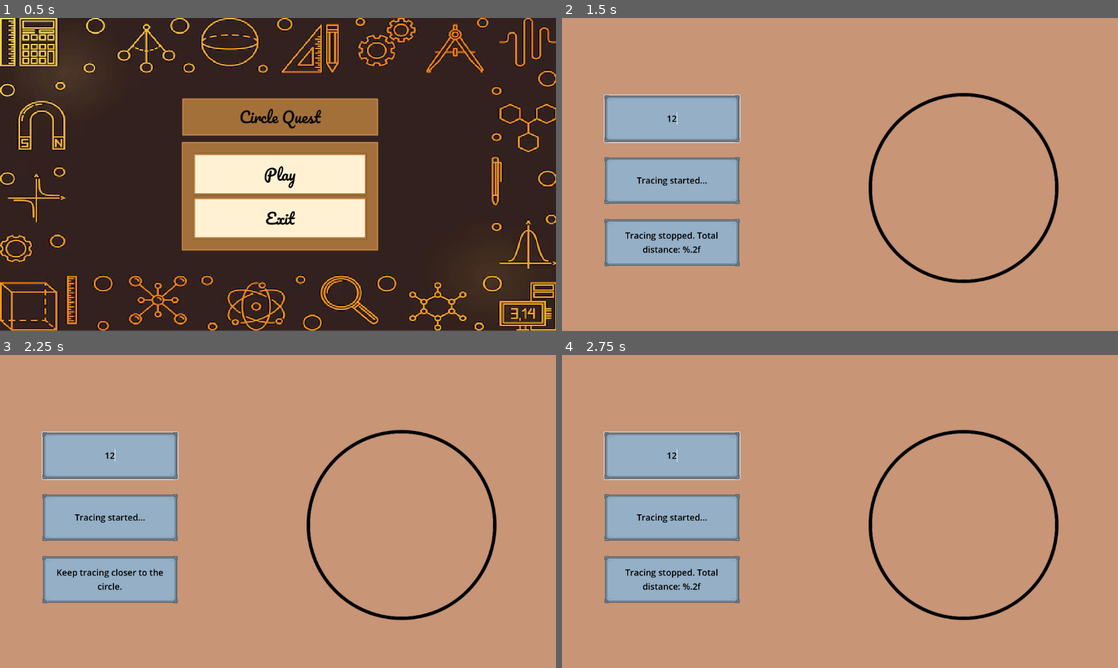
Above: before the commit, frames 1-4 (two rows, left to right).
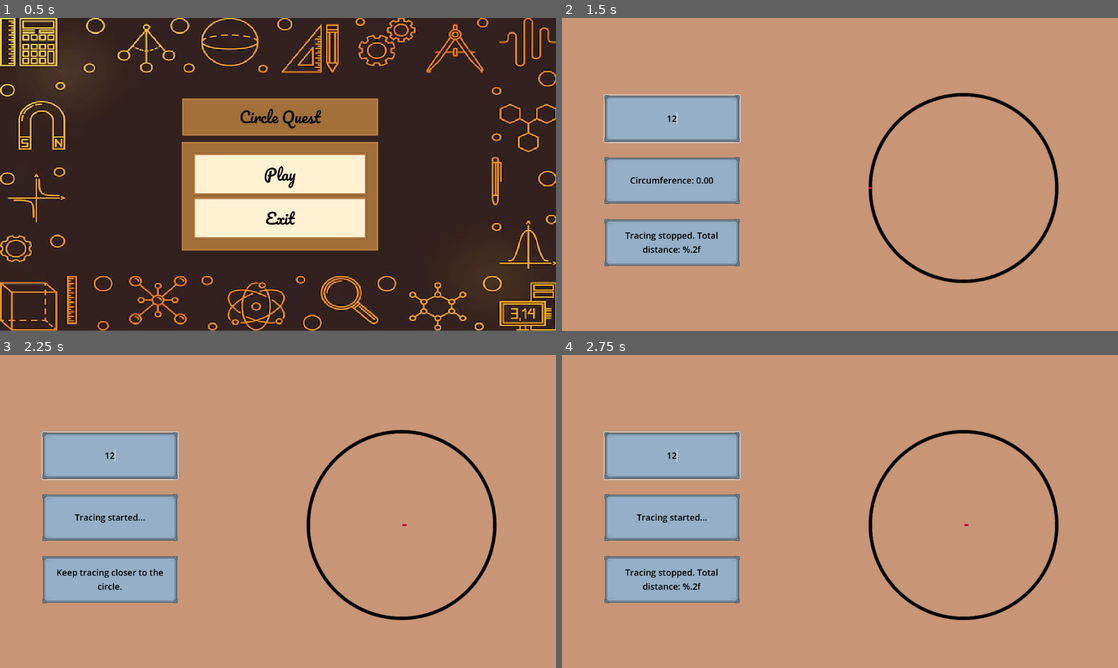
Above: after the commit, the same moments.

Repository: ajstarks117/Pariksha-Mitra-Circle-Quest
Game: Godot game, scene res://scenes/menu.tscn
Same seed, same stepped clock (60 frames per second), same inputs: the game is played once before the commit and once after it. The project has no main scene, so this scene is started directly.
Inputs (mouse positions are in pixels of both pictures, inside the frame that each line leads up to):
- Up to frame 1 (0.5 s): no input
- Up to frame 2 (1.5 s): click "Play" at 0.5 s; click (673, 118) at 1.27 s; type "12" at 1.35 s
- Up to frame 3 (2.25 s): tap Enter at 2 s; move the mouse to (400, 495) at 2.02 s; click (400, 495) at 2.17 s
- Up to frame 4 (2.75 s): no input

Frame 1 is identical in both runs. In frame 2, 0.2% of the frame differs, in the area x 12-56%, y 50-55%; in frame 3, less than 0.1%; in frame 4, less than 0.1%.

Commit message:
little changes

Diff:
--- a/new-game-project/scenes/main.tscn
+++ b/new-game-project/scenes/main.tscn
@@ -20,6 +20,16 @@
 texture = ExtResource("2_helv2")
 
 [node name="Center" type="Node2D" parent="GameRoot/CircleSprite"]
+
+[node name="StartMarker" type="Marker2D" parent="GameRoot"]
+position = Vector2(639, 352)
+
+[node name="ColorRect" type="ColorRect" parent="GameRoot/StartMarker"]
+offset_left = -4.0
+offset_top = -2.0
+offset_right = 4.0
+offset_bottom = 2.0
+color = Color(0.753964, 0.079013, 0.223834, 1)
 
 [node name="UI" type="CanvasLayer" parent="GameRoot"]
 
--- a/new-game-project/scripts/main.gd
+++ b/new-game-project/scripts/main.gd
@@ -4,6 +4,7 @@
 @onready var label_circumference = $GameRoot/UI/Circumference
 @onready var label_formula = $GameRoot/UI/Formula
 @onready var circle_sprite = $GameRoot/CircleSprite
+@onready var start_marker = $GameRoot/StartMarker
 
 var total_distance = 0.0
 var last_position = Vector2()
@@ -11,6 +12,7 @@
 var diameter = 0.0
 var points = []  # Stores traced points
 var circle_center = Vector2()
+var tracing_complete = false
 
 func _ready():
 	# Initialize UI elements
@@ -24,7 +26,8 @@
 	# Validate and set the diameter
 	diameter = text.to_float()
 	if diameter > 0:
-		label_formula.text = "Trace the circle to calculate the circumference."
+		label_formula.text = "Trace the circle and return to the starting point to complete."
+		start_marker.global_position = circle_center + Vector2(diameter / 2, 0)  # Place marker on the circle's edge
 	else:
 		label_formula.text = "Please enter a valid diameter."
 
@@ -47,6 +50,7 @@
 func trace_circle():
 	# Get current mouse position
 	var current_position = get_global_mouse_position()
+
 	if last_position != Vector2():
 		# Check if the mouse is near the circle
 		var radius = diameter / 2
@@ -54,33 +58,46 @@
 
 		if abs(distance_to_center - radius) <= 10:  # Allow small margin of error
 			# Calculate distance only if mouse moved significantly
-			if last_position.distance_to(current_position) > 5:  # Adjust threshold as needed
-				total_distance += last_position.distance_to(current_position)
+			if last_position.distance_to(current_position) > 1:
+				var segment_length = last_position.distance_to(current_position)
+				total_distance += segment_length
 				points.append(current_position)
 
-				# Update dynamic label
+				# Dynamically update circumference label
 				label_circumference.text = "Circumference (Dynamic): %.2f".format(total_distance)
 
-				# Check if full circle is traced
-				var expected_circumference = diameter * PI
-				if abs(total_distance - expected_circumference) <= 10:  # Allow small margin of error
-					is_tracing = false
-					label_formula.text = "Circumference = π × Diameter = %.2f".format(expected_circumference)
+				# Check if the mouse is back at the start_marker
+				if start_marker.global_position.distance_to(current_position) <= 10:
+					if total_distance >= diameter * PI * 0.9:
+						is_tracing = false
+						tracing_complete = true
+						label_circumference.text = "Circumference: %.2f".format(total_distance)
+						label_formula.text = "Formula: Circumference = π × Diameter = %.2f".format(diameter * PI)
+						trigger_cutscene()
 		else:
 			label_formula.text = "Keep tracing closer to the circle."
+
 	last_position = current_position
 
+func trigger_cutscene():
+	# Trigger the next cutscene or event here
+	print("Cutscene triggered!")
+	label_formula.text = "Congratulations! You completed the circle!"
+
 func _input(event):
-	if event is InputEventMouseButton and event.button_index == 1:
-		if event.pressed:
+	if event is InputEventMouseButton and event.button_index == MOUSE_BUTTON_LEFT:
+		if event.pressed and diameter > 0:
 			# Start tracing
 			is_tracing = true
+			tracing_complete = false
 			total_distance = 0.0
 			points.clear()
 			last_position = get_global_mouse_position()
 			label_circumference.text = "Tracing started..."
 			label_formula.text = "Trace along the circle."
-		else:
-			# End tracing
-			is_tracing = false
-			label_formula.text = "Tracing stopped. Total distance: %.2f".format(total_distance)
+		elif not event.pressed:
+			# End tracing if not completed
+			if not tracing_complete:
+				is_tracing = false
+				label_formula.text = "Tracing stopped. Total distance: %.2f".format(total_distance)
+				points.clear()
